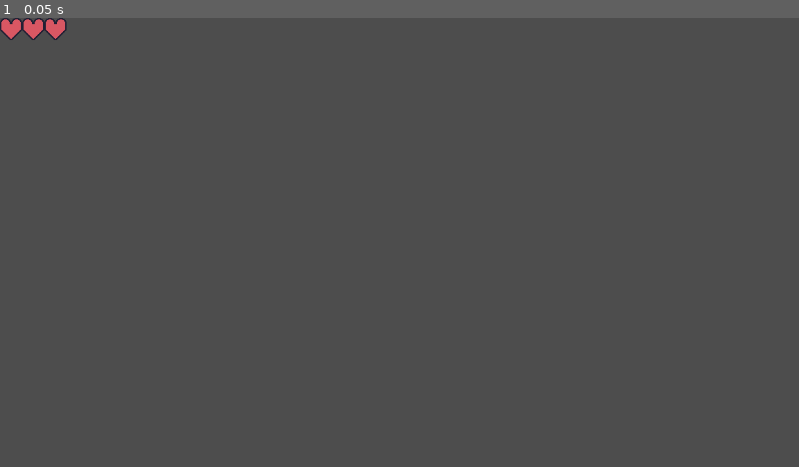
Above: before the commit, frame 1.
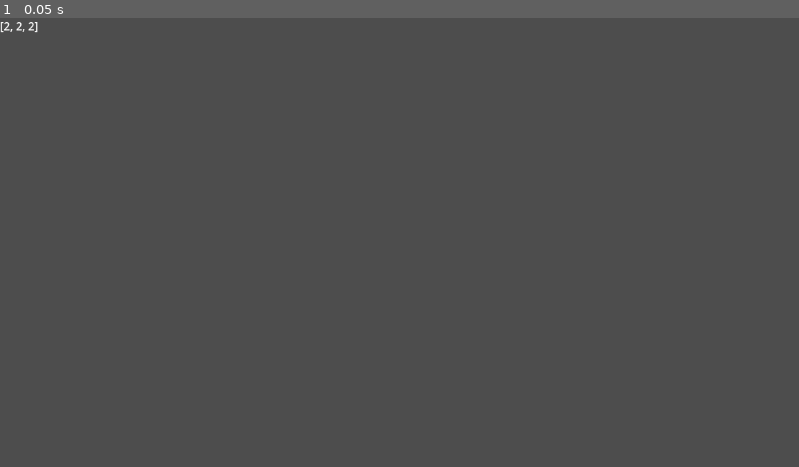
Above: after the commit, the same moment.

Repository: VovqaGuss/Vae_victis
Game: Godot game, scene res://Scense/UI/Hearts_bar_ui.tscn
Two runs of this game, one before a commit and one after it. Both use one fixed random seed, a clock stepped at 60 frames per second and the inputs below. The project has no main scene, so this scene is started directly.
Inputs:
- Up to frame 1 (0.05 s): no input

The runs differ from the first frame. In frame 1, 0.3% of the frame differs, in the area x 0-9%, y 0-5%.

Commit message:
fix heart system (No)

Diff:
--- a/sub-latron/Scense/Entity_cls/Player_cls/player_entity.gd
+++ b/sub-latron/Scense/Entity_cls/Player_cls/player_entity.gd
@@ -1,4 +1,7 @@
 extends CharacterBody2D
+
+# Привет тому кто смотрит мой говно-код >:3
+# Тебе тут искать нечего!
 
 @export var max_speed : float
 @export var friction : float
@@ -14,8 +17,6 @@
 	IDLE,
 	RUN
 }
-
-var dfasgjpaouh34v3 = "НУКУ ПОСМОТРЮ ЧТО ТАМ Я НАПИСАЛ, МЫ ЖЕ ТАКИЕ ВСЕ ИЗ СЕБЯ АХУЕННЫЕ ПРОГРАММИСТЫ!!!!"
 
 var current_state : STATE
 
@@ -72,7 +73,6 @@
 
 func anim(delta):
 	if velocity:
-		print(move_toward(animations.speed_scale , 1.0, delta))
 		animations.speed_scale = move_toward(animations.speed_scale , 1.5, delta)
 	else:
 		animations.speed_scale = 1
--- a/sub-latron/Scense/UI/Hearts_bar_ui.tscn
+++ b/sub-latron/Scense/UI/Hearts_bar_ui.tscn
@@ -4,11 +4,11 @@
 
 [node name="HeartBar" type="HBoxContainer" unique_id=1104121855]
 clip_contents = true
-anchors_preset = 15
-anchor_right = 1.0
-anchor_bottom = 1.0
-grow_horizontal = 2
-grow_vertical = 2
-theme_override_constants/separation = 32
+offset_right = 1.0
+offset_bottom = 23.0
+theme_override_constants/separation = 34
 script = ExtResource("1_w8yuq")
 metadata/_edit_use_anchors_ = true
+
+[node name="Label" type="Label" parent="." unique_id=2064590232]
+layout_mode = 2
--- /dev/null
+++ b/sub-latron/Scense/UI/Main/main_ui.tscn
@@ -0,0 +1,36 @@
+[gd_scene format=3 uid="uid://15y2tnktnxu"]
+
+[ext_resource type="PackedScene" uid="uid://n40j5h0nu6ym" path="res://Scense/UI/Hearts_bar_ui.tscn" id="1_fqn5c"]
+
+[node name="Main_UI" type="Control" unique_id=1464284836]
+layout_mode = 3
+anchors_preset = 15
+anchor_right = 1.0
+anchor_bottom = 1.0
+grow_horizontal = 2
+grow_vertical = 2
+
+[node name="CanvasLayer" type="CanvasLayer" parent="." unique_id=1532830646]
+
+[node name="HeartBar" parent="CanvasLayer" unique_id=1104121855 instance=ExtResource("1_fqn5c")]
+anchors_preset = -1
+grow_horizontal = 1
+grow_vertical = 1
+count_hearts = 3
+
+[node name="Button" type="Button" parent="CanvasLayer" unique_id=514424711]
+offset_left = 656.0
+offset_top = 360.0
+offset_right = 714.0
+offset_bottom = 391.0
+text = "Attack"
+
+[node name="TextEdit" type="TextEdit" parent="CanvasLayer" unique_id=504563754]
+offset_left = 472.0
+offset_top = 288.0
+offset_right = 712.0
+offset_bottom = 352.0
+pivot_offset = Vector2(40.5, 0)
+
+[connection signal="pressed" from="CanvasLayer/Button" to="CanvasLayer/HeartBar" method="_on_button_pressed"]
+[connection signal="text_set" from="CanvasLayer/TextEdit" to="CanvasLayer/HeartBar" method="_on_text_edit_text_set"]
--- a/sub-latron/Scense/UI/hearts/heart.gd
+++ b/sub-latron/Scense/UI/hearts/heart.gd
@@ -1,7 +1,10 @@
 extends Panel
 
-var Index : int
+#
+
+@export var Index : int
 @onready var sprite_node = $Hearts
+var heart_node : HBoxContainer
 
 enum STATE {
 	FULL,
@@ -10,26 +13,31 @@
 }
 
 func _ready() -> void:
-	var heart_node : HBoxContainer = find_parent("HeartBar")
+	heart_node = find_parent("HeartBar")
+	$Label.text = str(Index)
 
 	if heart_node:
-		heart_node.heart_added.connect(_on_heart_added)
-		heart_node.heart_deleted.connect(_on_heart_deleted)
+		heart_node.change_heart_sprite.connect(_on_change_heart_sprite)
 	else:
-		print("HeartBer not found!")
+		print("HeartBar not found!")
 
 
-func change_heart_sprite(sprite : STATE):
-	match sprite:
-		STATE.FULL: sprite_node.frame = 0
-		STATE.HALF: sprite_node.frame = 1
-		STATE.EMPTY: sprite_node.frame = 2
+func _on_change_heart_sprite(cord : int):
+
+	print("Index : ", Index, " Rgstr : ", cord,
+	 " == ", Index == cord)
+
+
+	if Index == cord:
+		match heart_node.hearts_regstr[Index]:
+			0: sprite_node.frame = 2;
+			1: sprite_node.frame = 1;
+			2: sprite_node.frame = 0;
+	else:
+		return
 
 func _on_heart_deleted(amount : int):
 	if Index == amount:
 		queue_free()
 	else:
 		return
-
-func _on_heart_added(amount : int):
-	pass
--- a/sub-latron/Scense/UI/hearts/heart.tscn
+++ b/sub-latron/Scense/UI/hearts/heart.tscn
@@ -18,3 +18,10 @@
 texture = ExtResource("1_shltc")
 hframes = 3
 region_rect = Rect2(7.395, 0, 0, 0)
+
+[node name="Label" type="Label" parent="." unique_id=1072482902]
+layout_mode = 0
+offset_left = 8.0
+offset_top = 32.0
+offset_right = 48.0
+offset_bottom = 55.0
--- a/sub-latron/Scense/UI/hearts_bar_ui.gd
+++ b/sub-latron/Scense/UI/hearts_bar_ui.gd
@@ -6,42 +6,47 @@
 	REMOVE
 }
 
-signal heart_added(Index : int)
-signal heart_deleted(Index : int)
+signal change_heart_sprite(cord : int)
 
 const heart_scene = preload("res://Scense/UI/hearts/heart.tscn")
-var hearts_regstr : Array = []
+@export var hearts_regstr : Array = []
+
+var clear_len_rsgtr : int = len(hearts_regstr) - 1
+
+@export var count_hearts : int
 
 func _ready() -> void:
-	update_hearts(OPERATION.ADD)
-	update_hearts(OPERATION.ADD)
-	update_hearts(OPERATION.ADD)
-	on_player_taked_damage(4)
-	Eventbus.player_taked_damage.connect(on_player_taked_damage)
+	for i in range(3):
+		update_hearts(OPERATION.ADD)
+	Eventbus.player_taked_damage.connect(_on_player_taked_damage)
 
 func update_hearts(how : OPERATION):
-	match how :
-		OPERATION.ADD: add_heart()
-		OPERATION.REMOVE: heart_delete()
-
+	if how == OPERATION.ADD:      hearts_regstr.append(2)
+	elif how == OPERATION.REMOVE: heart_delete()
+	$Label.text = str(hearts_regstr)
 
 func add_heart():
-	heart_added.emit(len(hearts_regstr))
-	hearts_regstr.append([len(hearts_regstr), 2])
+	var Index : int = len(hearts_regstr)
+	hearts_regstr.append(2)
 
 	var heart = heart_scene.instantiate()
+	heart.Index = Index
 	add_child(heart)
 
 func heart_delete():
-	heart_deleted.emit(len(hearts_regstr))
 	hearts_regstr.pop_back()
 
-func on_player_taked_damage(amount : int):
-	var cord = len(hearts_regstr) - 1
+func _on_player_taked_damage(amount : int):
+
+	for i in range(amount):
+		hearts_regstr[clear_len_rsgtr] -= 1
+		if hearts_regstr[clear_len_rsgtr] == 0:
+			clear_len_rsgtr -= 1
+			print("Next heart regstr to: ", clear_len_rsgtr)
 
 
-	for hearts in range(len(hearts_regstr)):
-		hearts_regstr[cord][1] -= amount
-		amount -= 2 ; cord -= 1
+	print(hearts_regstr)
 
-	print(hearts_regstr)
+
+func _on_button_pressed() -> void:
+	_on_player_taked_damage(int($"../TextEdit".text))
--- a/sub-latron/Scripts/Global/Eventbus.gd
+++ b/sub-latron/Scripts/Global/Eventbus.gd
@@ -2,6 +2,7 @@
 
 #Player signals
 signal player_taked_damage(amount : int)
+signal kill_player
 
 #UI signals
 signal change_heart_bar()
--- a/sub-latron/project.godot
+++ b/sub-latron/project.godot
@@ -12,7 +12,9 @@
 
 config/name="SubLatron"
 config/features=PackedStringArray("4.6", "Forward Plus")
-config/icon="res://icon.svg"
+boot_splash/image="uid://bkjxygtr8r254"
+config/icon="uid://bkjxygtr8r254"
+boot_splash/minimum_display_time=3
 
 [autoload]
 
